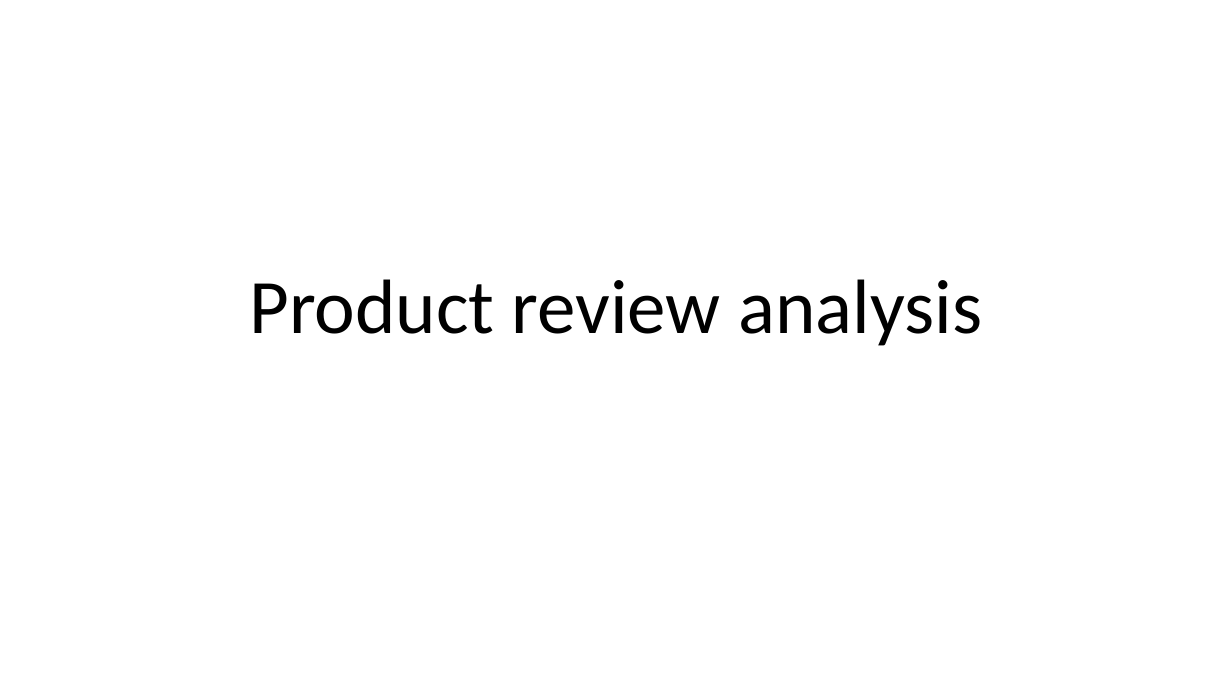
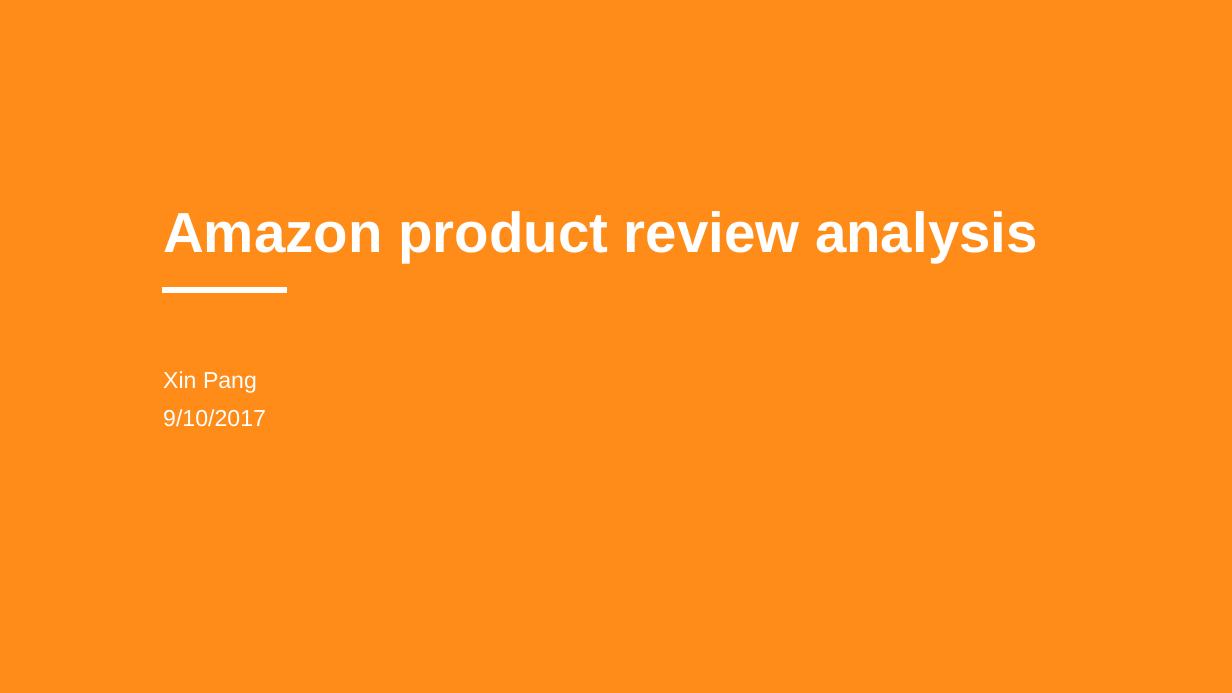
Before and after one commit to joyceXD/product-review, a slide deck: slide 1 of presentation/Product review analysis.pptx. Drawn at 1232x693 pixels with LibreOffice and Linux fonts; fonts in the diff are those of the drawing. Boxes give left, top, right and bottom in pixels: in the first picture for what was removed or moved away, otherwise in the second. Text is boxed around its words. In the diff, an @@ line names an element or a change of style, - is before the commit and + after.

Commit message:
Updated with helpfulness analysis.

```diff
--- a/presentation/Product review analysis.pptx
+++ b/presentation/Product review analysis.pptx
@@ background #FFFFFF to #FF8000 at 90% opacity @@
@@ title "Amazon product review analysis" at (x1=163, y1=211, x2=1038, y2=262): vertical alignment bottom to middle @@
@@ title at (x1=163, y1=211, x2=1038, y2=262): text changed; size 60 to 44 pt; font Calibri to Arial; text colour #000000 to #FFFFFF; bold on @@
-Product review analysis
+Amazon product review analysis
@@ line added from (162, 290) to (287, 290), #FFFFFF 4.5 pt @@
@@ subtitle added at (x1=163, y1=371, x2=266, y2=427), 18 pt, text #FFFFFF @@
+Xin Pang
+9/10/2017
```
Also in this commit, not shown: 4 other slides changed, 2 slides added, 1 slide removed, 7 other files.
